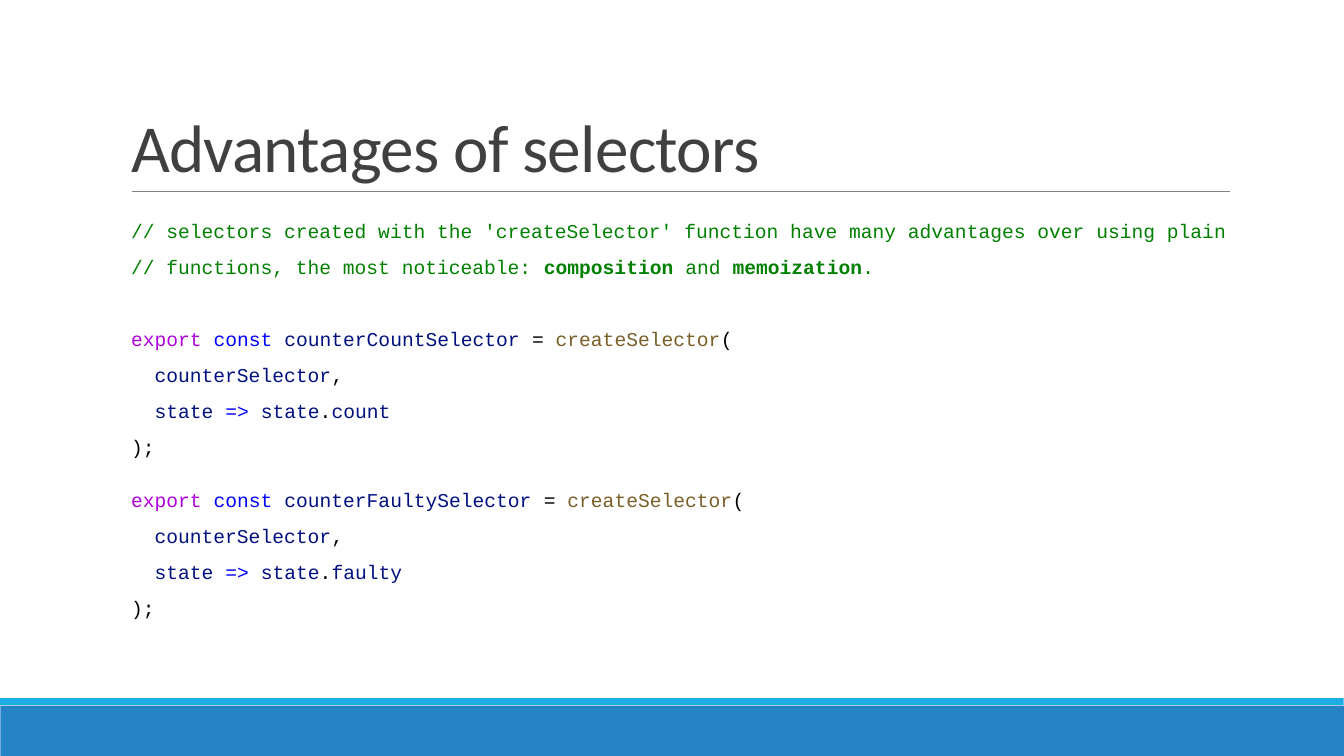
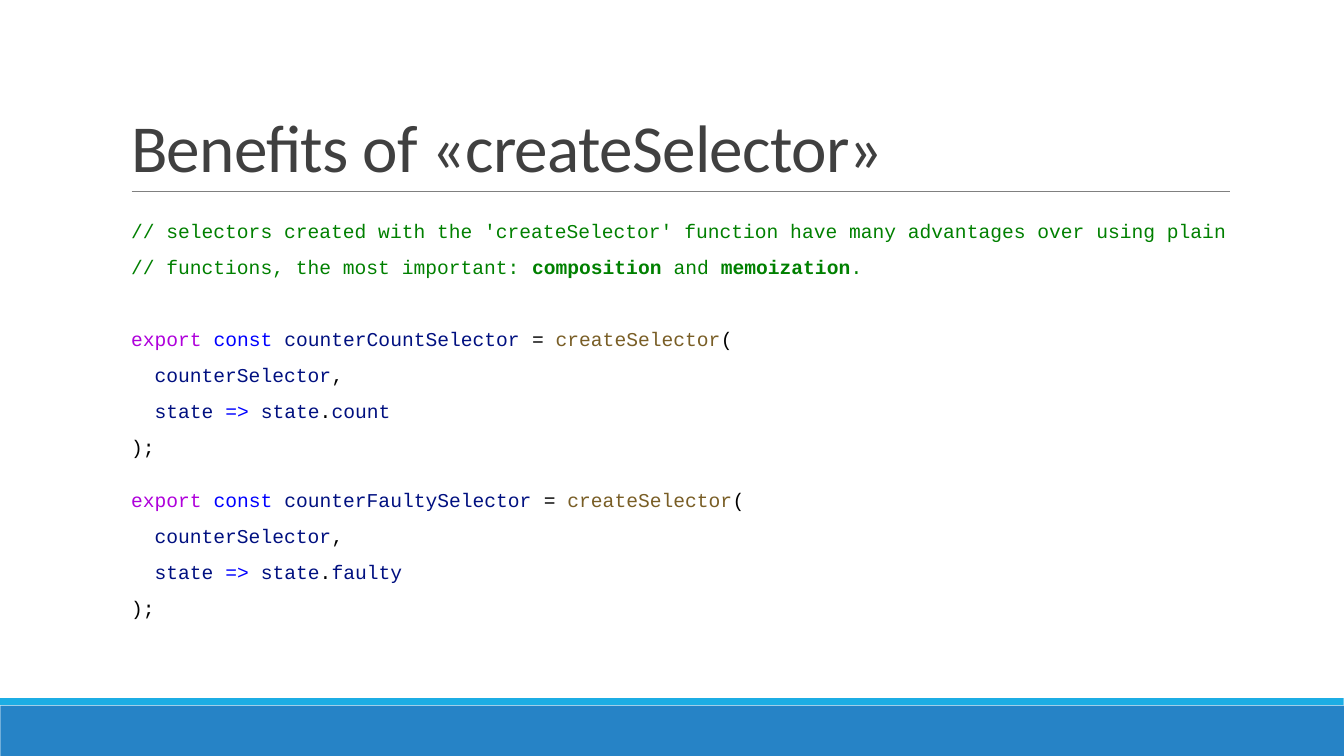
Before and after one commit to AGiorgetti/ngrx101, a slide deck: slide 18 of ReactiveProgramming_ngrx.pptx. Drawn at 1344x756 pixels with LibreOffice and Linux fonts; fonts in the diff are those of the drawing. Boxes give left, top, right and bottom in pixels: in the first picture for what was removed or moved away, otherwise in the second. Text is boxed around its words. In the diff, an @@ line names an element or a change of style, - is before the commit and + after.

```diff
--- a/ReactiveProgramming_ngrx.pptx
+++ b/ReactiveProgramming_ngrx.pptx
@@ title at box(131, 125, 884, 173): text changed @@
-Advantages of selectors
+Benefits of «createSelector»
@@ text at box(166, 260, 863, 278): text changed @@
-  // functions, the most noticeable: composition and memoization.
+  // functions, the most important: composition and memoization.
```
Also in this commit, not shown: 13 other slides changed, 8 other files.
